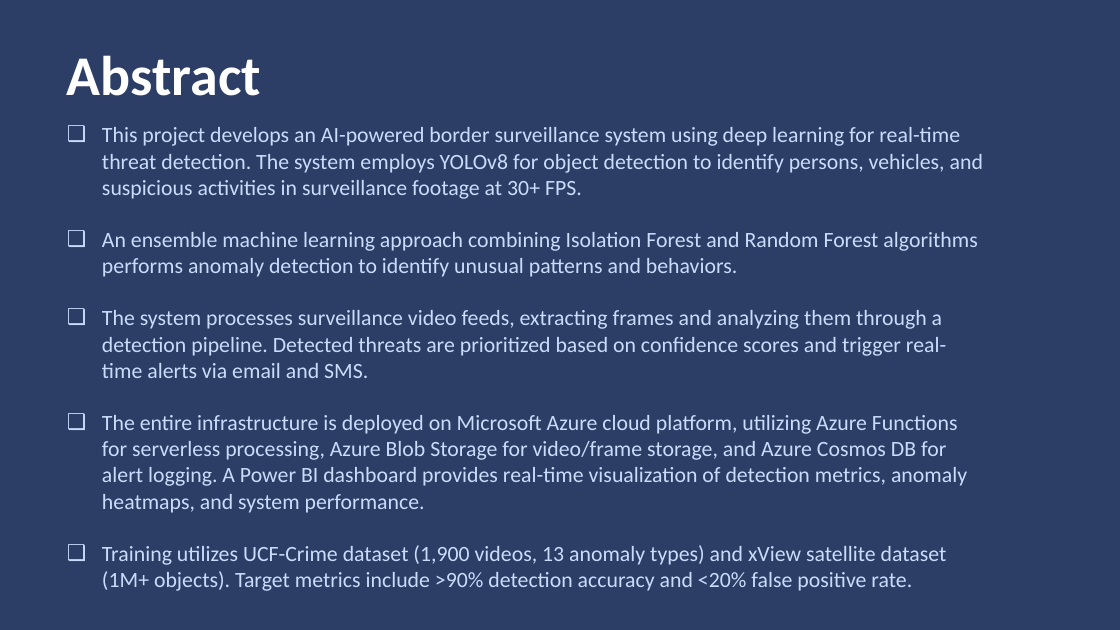
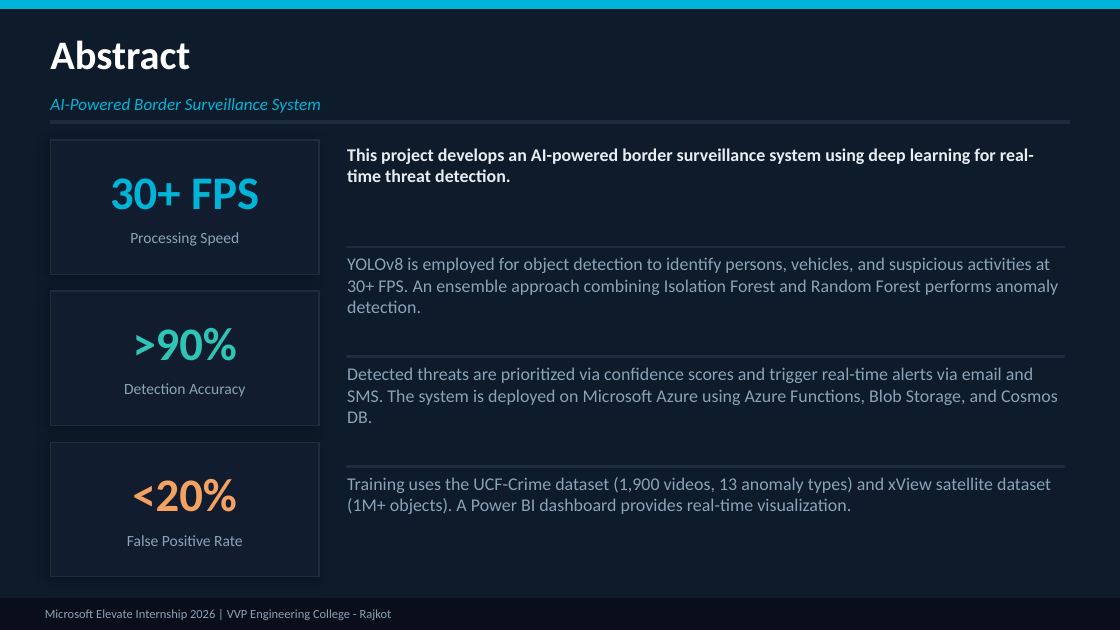
Before and after one commit to Vishu-j-04/MS-Internship, a slide deck: slide 3 of Project/Border_Defence_Presentation.pptx. Drawn at 1120x630 pixels with LibreOffice and Linux fonts; fonts in the diff are those of the drawing. Boxes give left, top, right and bottom in pixels: in the first picture for what was removed or moved away, otherwise in the second. Text is boxed around its words. In the diff, an @@ line names an element or a change of style, - is before the commit and + after.

Commit message:
Updated presentation files

```diff
--- a/Project/Border_Defence_Presentation.pptx
+++ b/Project/Border_Defence_Presentation.pptx
@@ background #2D3E66 to #0D1B2A @@
@@ rectangle added at [0,0,1120,8], fill #00B4D8, outline #00B4D8 1 pt @@
@@ text "Abstract": place and size @@
-text "Abstract" at [67,55,261,96]
+text "Abstract" at [50,40,190,70]
@@ text "Abstract" at [50,40,190,70]: size 36 to 26 pt @@
@@ text added at [50,98,321,113], 11 pt, text #00B4D8, italic @@
+AI-Powered Border Surveillance System
@@ rectangle added at [50,121,1070,124], fill #1E2D3D, outline #1E2D3D 1 pt @@
@@ rectangle added at [50,140,319,274], fill #111D2E, outline #1E2D3D 1 pt @@
@@ text added at [347,148,1034,182], 11.5 pt, text #E8EDF2, bold @@
+This project develops an AI-powered border surveillance system using deep learning for real-time threat detection.
@@ text added at [110,178,259,210], 30 pt, text #00B4D8, bold @@
+30+ FPS
@@ text removed at [102,180,977,591] @@
-❑ This project develops an AI-powered border surveillance system using deep learning for real-time threat detection. The system employs YOLOv8 for object detection to identify persons, vehicles, and suspicious activities in surveillance footage at 30+ FPS.
-❑ An ensemble machine learning approach combining Isolation Forest and Random Forest algorithms performs anomaly detection to identify unusual patterns and behaviors.
-❑ The system processes surveillance video feeds, extracting frames and analyzing them through a detection pipeline. Detected threats are prioritized based on confidence scores and trigger real-time alerts via email and SMS.
-❑ The entire infrastructure is deployed on Microsoft Azure cloud platform, utilizing Azure Functions for serverless processing, Azure Blob Storage for video/frame storage, and Azure Cosmos DB for alert logging. A Power BI dashboard provides real-time visualization of detection metrics, anomaly heatmaps, and system performance.
-❑ Training utilizes UCF-Crime dataset (1,900 videos, 13 anomaly types) and xView satellite dataset (1M+ objects). Target metrics include >90% detection accuracy and <20% false positive rate.
@@ text added at [130,232,239,246], 10 pt, text #8BA3B8 @@
+Processing Speed
@@ rectangle added at [347,246,1064,248], fill #1E2D3D, outline #1E2D3D 1 pt @@
@@ text added at [347,257,1059,313], 11.5 pt, text #8BA3B8 @@
+YOLOv8 is employed for object detection to identify persons, vehicles, and suspicious activities at 30+ FPS. An ensemble approach combining Isolation Forest and Random Forest performs anomaly detection.
@@ rectangle added at [50,291,319,426], fill #111D2E, outline #1E2D3D 1 pt @@
@@ text added at [133,328,237,361], 30 pt, text #2EC4B6, bold @@
+>90%
@@ rectangle added at [347,356,1064,357], fill #1E2D3D, outline #1E2D3D 1 pt @@
@@ text added at [124,383,245,397], 10 pt, text #8BA3B8 @@
+Detection Accuracy
@@ text added at [347,367,1058,423], 11.5 pt, text #8BA3B8 @@
+Detected threats are prioritized via confidence scores and trigger real-time alerts via email and SMS. The system is deployed on Microsoft Azure using Azure Functions, Blob Storage, and Cosmos DB.
@@ rectangle added at [50,442,319,577], fill #111D2E, outline #1E2D3D 1 pt @@
@@ text added at [133,479,237,512], 30 pt, text #F4A261, bold @@
+<20%
@@ rectangle added at [347,466,1064,467], fill #1E2D3D, outline #1E2D3D 1 pt @@
@@ text added at [347,477,1051,514], 11.5 pt, text #8BA3B8 @@
+Training uses the UCF-Crime dataset (1,900 videos, 13 anomaly types) and xView satellite dataset (1M+ objects). A Power BI dashboard provides real-time visualization.
@@ text added at [127,535,242,546], 10 pt, text #8BA3B8 @@
+False Positive Rate
@@ rectangle added at [0,599,1120,630], fill #0A0E1A, outline #0A0E1A 1 pt @@
@@ text added at [45,609,392,620], 8 pt, text #8BA3B8 @@
+Microsoft Elevate Internship 2026 | VVP Engineering College - Rajkot
```
Also in this commit, not shown: 28 other slides changed, 1 slide added, 1 slide removed, 1 other file.
